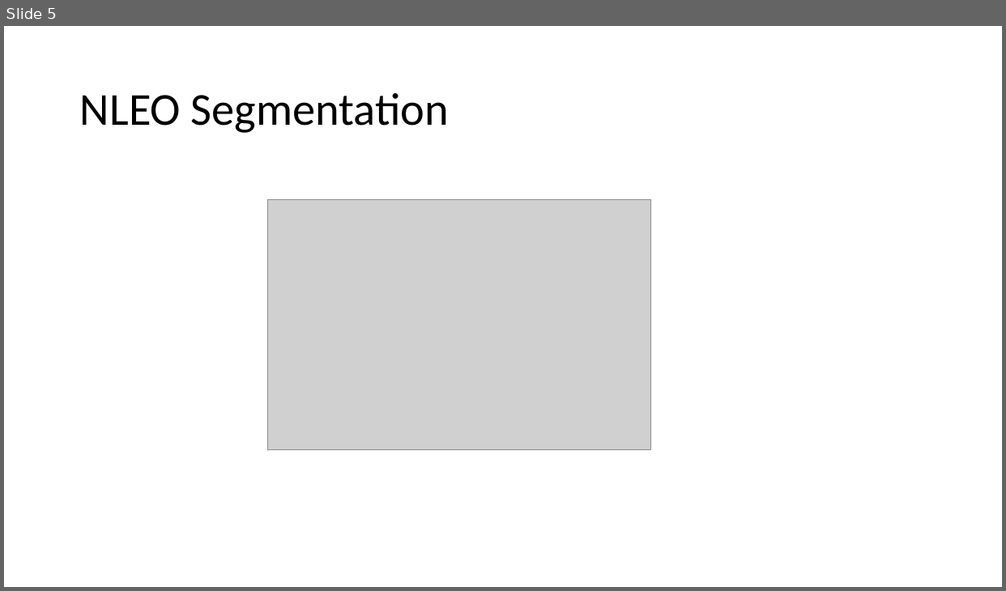
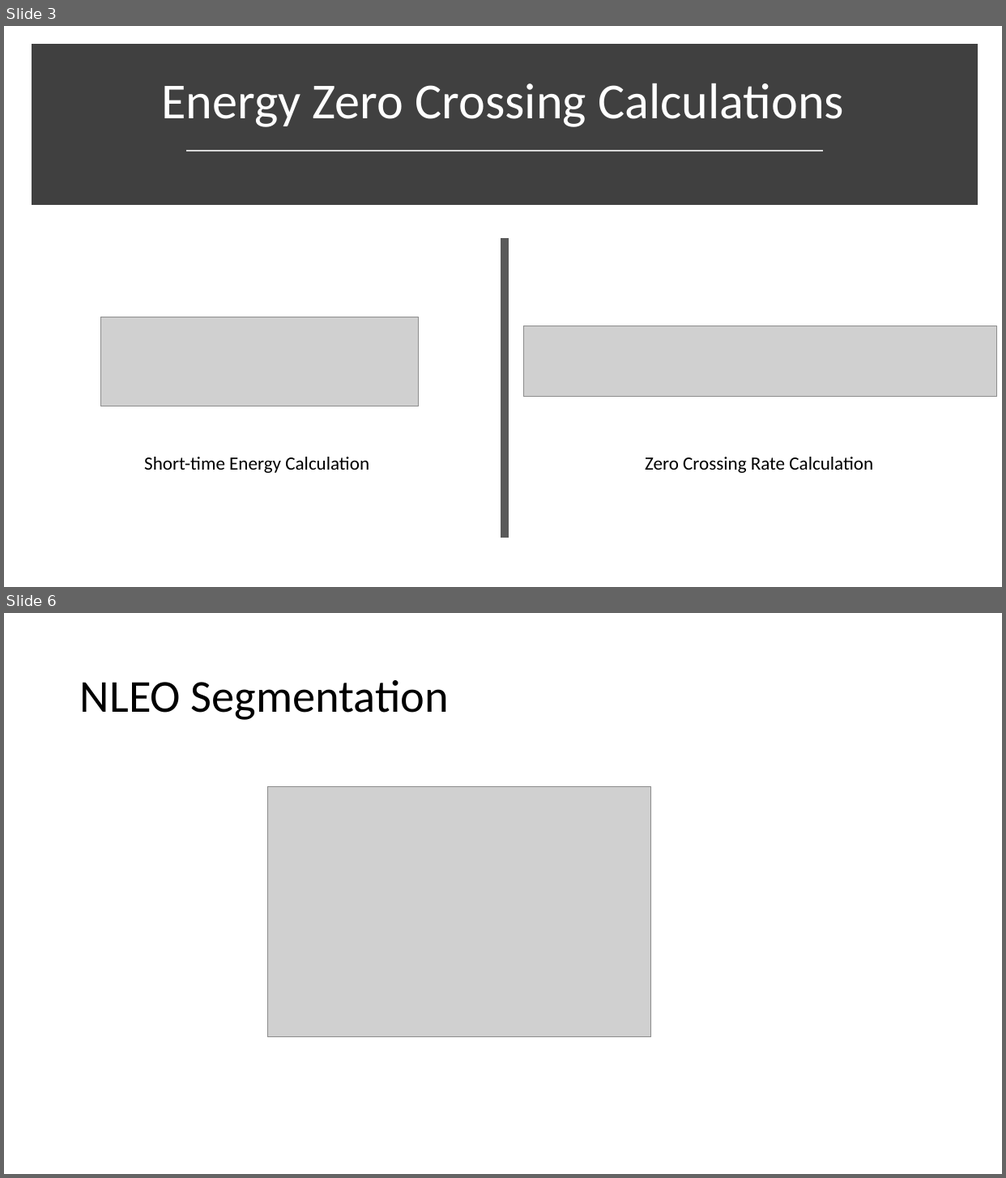
Before and after one commit to vkoil/pempheris-adspersa-alphabetisation, a slide deck: Bigeye Vocalisation.pptx. Shown one above the other, each under a label of ours: slide 5 before the commit, slides 3 and 6 after it; the slides between them are not shown. The pictures are 1006x591 and 1006x1178 pixels, drawn with LibreOffice and Linux fonts; fonts in the diff are those of the drawing; grey boxes stand for pictures. Boxes give left, top, right and bottom in pixels: in the first picture for what was removed or moved away, otherwise in the second. Text is boxed around its words. In the diff, an @@ line names an element or a change of style, - is before the commit and + after.

```diff
--- a/Bigeye Vocalisation.pptx
+++ b/Bigeye Vocalisation.pptx
@@ slide 3 added at <box>4,26,1002,587</box>, background #FFFFFF @@
@@ rectangle added at <box>36,49,973,200</box>, fill #404040, outline #404040 10 pt @@
@@ title added at <box>161,83,844,127</box>, 48.5 pt, text #FFFFFF @@
+Energy Zero Crossing Calculations
@@ line added from (187, 150) to (823, 150), #D9D9D9 1.75 pt @@
@@ line added from (505, 238) to (505, 538), #595959 8 pt @@
@@ picture added at <box>101,318,419,407</box> @@
@@ picture added at <box>523,327,997,397</box> @@
@@ text added at <box>144,457,369,473</box>, 18 pt, text #000000 @@
+Short-time Energy Calculation
@@ text added at <box>645,457,873,473</box>, 18 pt, text #000000 @@
+Zero Crossing Rate Calculation
@@ what was slide 5 is now slide 6 @@
```
Also in this commit, not shown: 2 slides changed, 2 other slides added, 2 slides removed.
